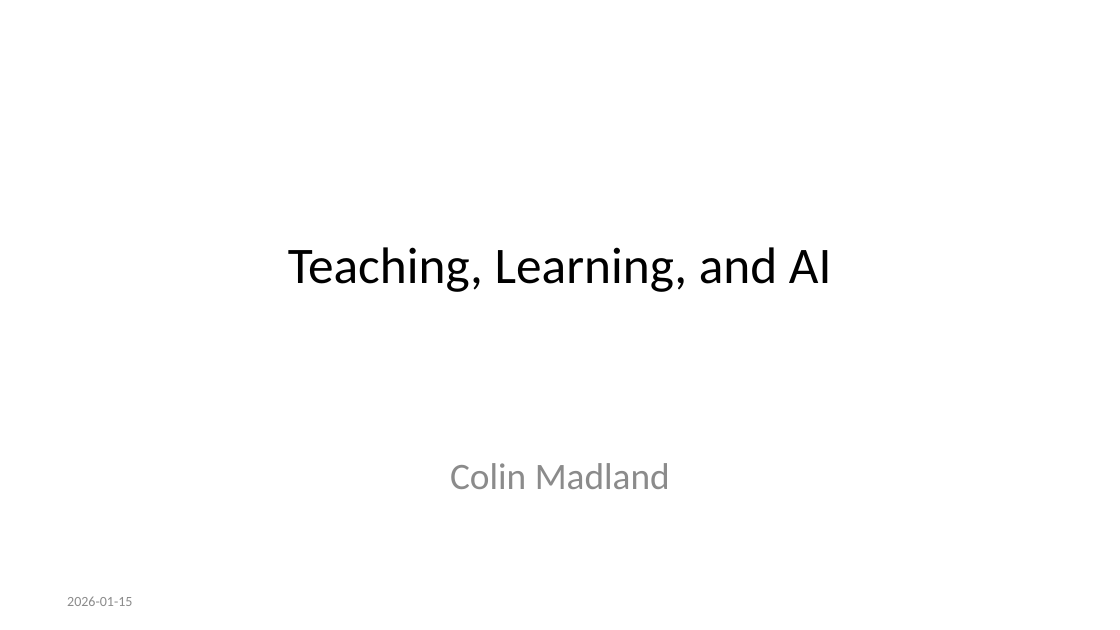
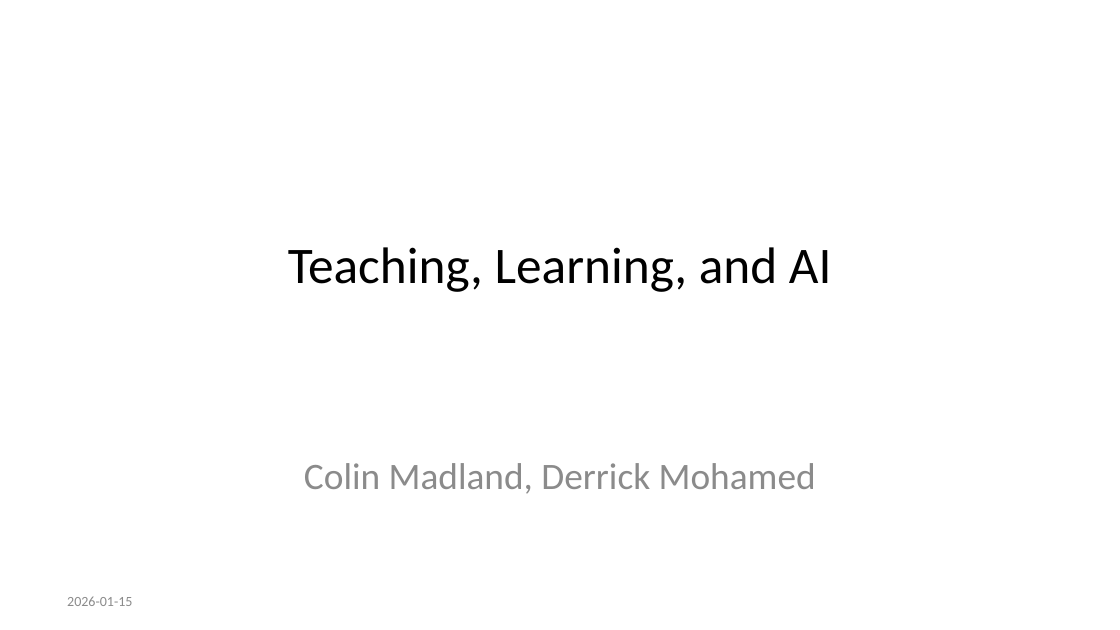
Before and after one commit to cmadland/slides, a slide deck: slide 1 of docs/posts/fpl-teaching-learning-ai/index.pptx. Drawn at 1120x630 pixels with LibreOffice and Linux fonts; fonts in the diff are those of the drawing. Boxes give left, top, right and bottom in pixels: in the first picture for what was removed or moved away, otherwise in the second. Text is boxed around its words. In the diff, an @@ line names an element or a change of style, - is before the commit and + after.

Commit message:
derrick as co

```diff
--- a/docs/posts/fpl-teaching-learning-ai/index.pptx
+++ b/docs/posts/fpl-teaching-learning-ai/index.pptx
@@ subtitle at [304,463,816,493]: text changed @@
-Colin Madland
+Colin Madland, Derrick Mohamed
```
Also in this commit, not shown: 9 other files.
